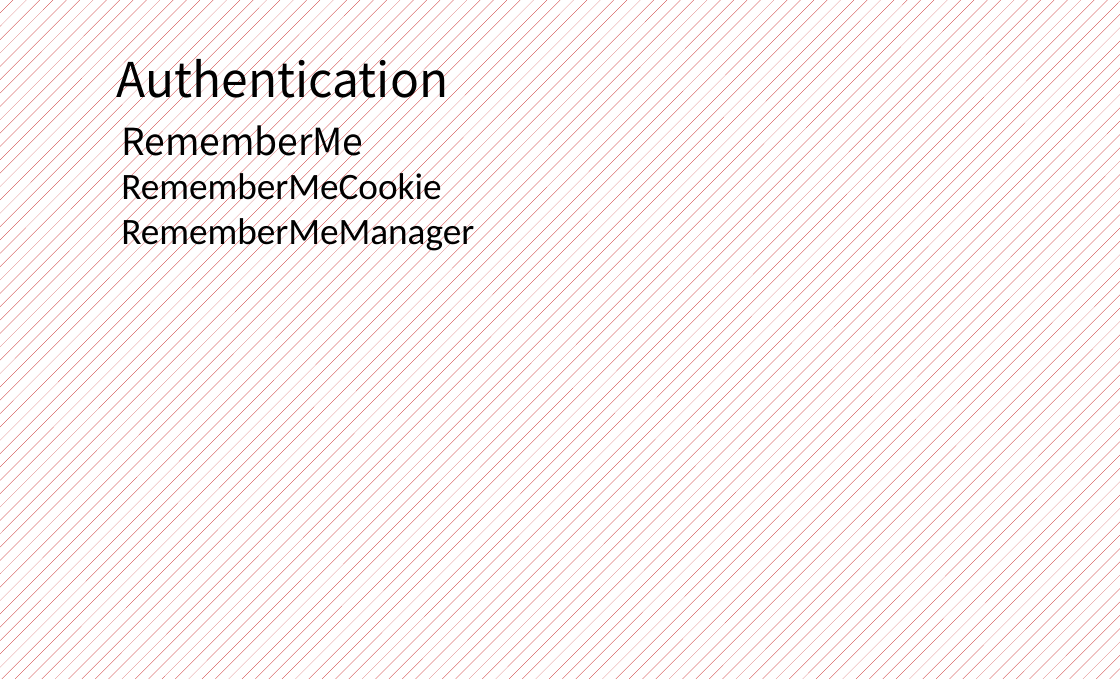
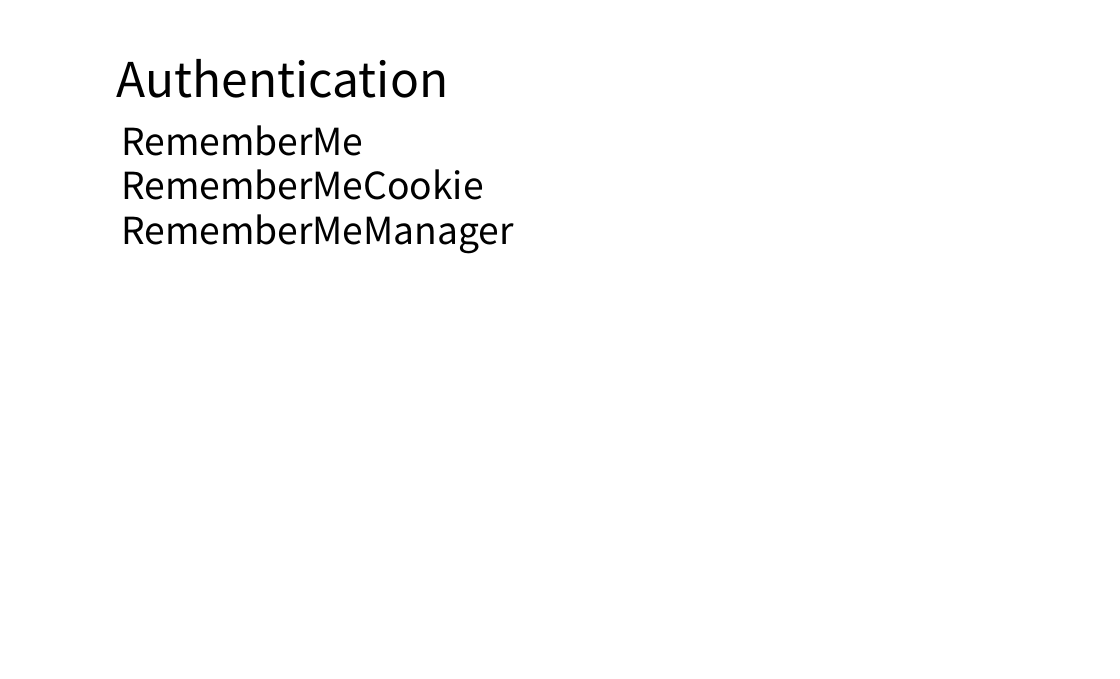
Before and after one commit to yanghaikun/shiro-in-action, a slide deck: slide 8 of shiro原理解析.pptx. Drawn at 1120x679 pixels with LibreOffice and Linux fonts; fonts in the diff are those of the drawing. Boxes give left, top, right and bottom in pixels: in the first picture for what was removed or moved away, otherwise in the second. Text is boxed around its words. In the diff, an @@ line names an element or a change of style, - is before the commit and + after.

```diff
--- a/shiro原理解析.pptx
+++ b/shiro原理解析.pptx
@@ background pattern #C00000 on #FFFFFF to #FFFFFF @@
@@ text at (121,169,513,254): font Calibri to Noto Sans CJK SC in "RememberMeCookie", "RememberMeManager" @@
```
Also in this commit, not shown: 17 other slides changed, 1 slide added, 1 slide removed.
